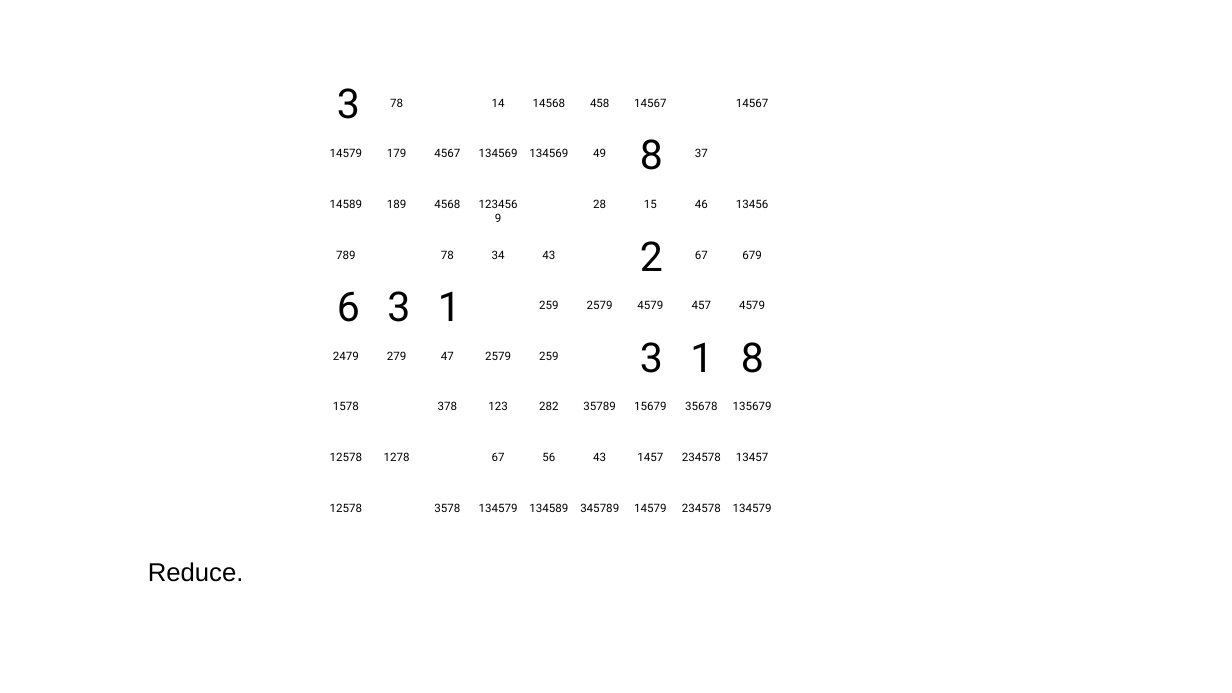
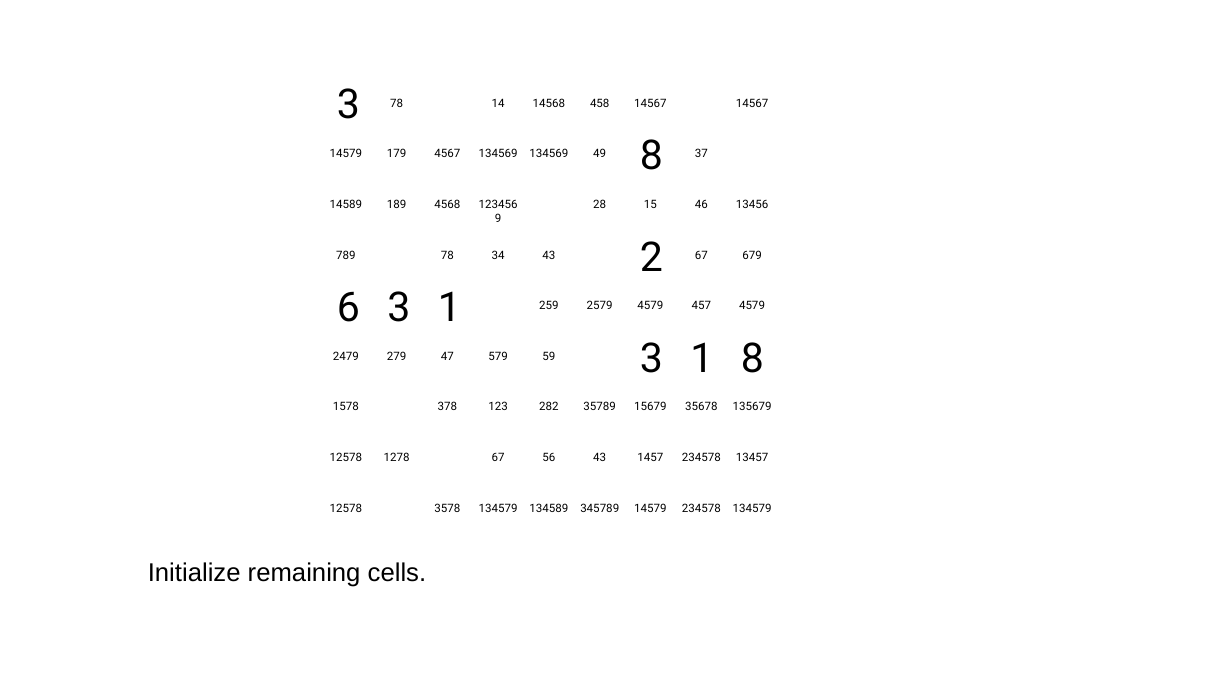
Before and after one commit to jhardis/WSJ_Number_Puzzles, a slide deck: slide 15 of 20260801_2.pptx. Drawn at 1232x693 pixels with LibreOffice and Linux fonts; fonts in the diff are those of the drawing; background and template pictures are left out. Boxes give left, top, right and bottom in pixels: in the first picture for what was removed or moved away, otherwise in the second. Text is boxed around its words. In the diff, an @@ line names an element or a change of style, - is before the commit and + after.

```diff
--- a/20260801_2.pptx
+++ b/20260801_2.pptx
@@ text at [488,351,507,360]: text changed @@
-2579
+579
@@ text at [542,351,555,360]: text changed @@
-259
+59
@@ text at [148,562,427,587]: text changed @@
-Reduce.
+Initialize remaining cells.
```
Also in this commit, not shown: 8 other slides changed, 1 slide removed.
